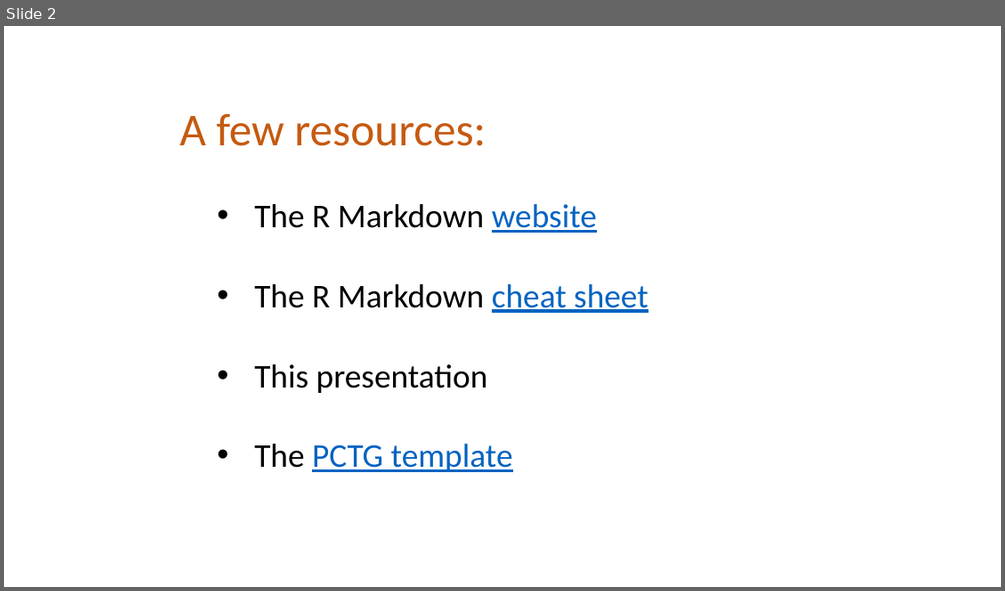
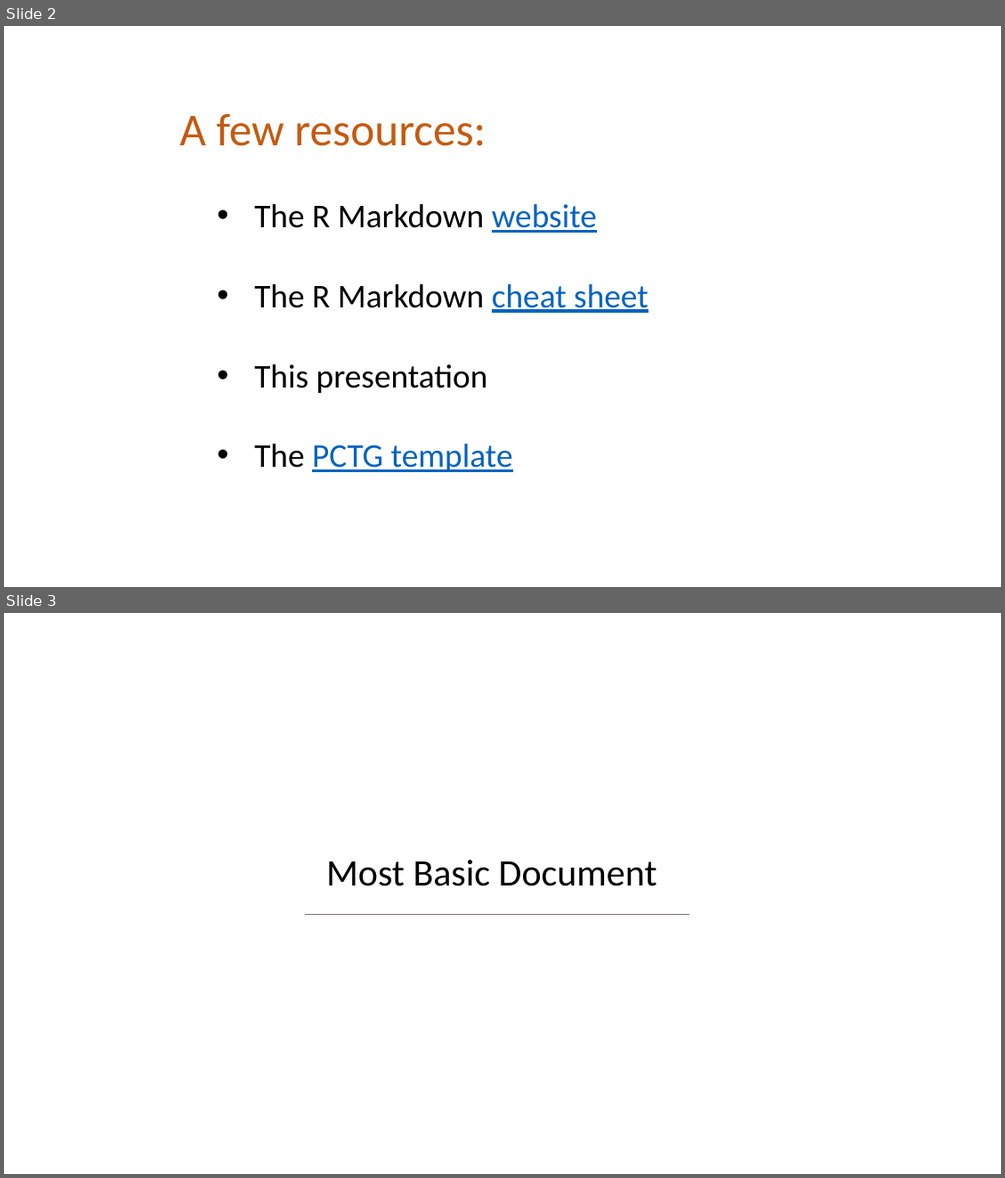
Before and after one commit to holtzy/Talk, a slide deck: 2018/Introduction_to_Rmarkdown.pptx. Shown one above the other, each under a label of ours: slide 2 before the commit, slides 2 and 3 after it. The pictures are 1005x591 and 1005x1178 pixels, drawn with LibreOffice and Linux fonts; fonts in the diff are those of the drawing; background and template pictures are left out. Boxes give left, top, right and bottom in pixels: in the first picture for what was removed or moved away, otherwise in the second. Text is boxed around its words. In the diff, an @@ line names an element or a change of style, - is before the commit and + after.

```diff
--- a/2018/Introduction_to_Rmarkdown.pptx
+++ b/2018/Introduction_to_Rmarkdown.pptx
@@ slide 3 added at (4, 613, 1001, 1174), background picture (left out) @@
@@ text added at (326, 860, 657, 886), 36 pt, text #000000 @@
+Most Basic Document
@@ line added from (305, 915) to (689, 915), #767171 0.5 pt @@
```
Also in this commit, not shown: 6 slides changed, 5 other slides added, 2 slides removed, 1 other file.
